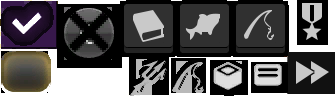
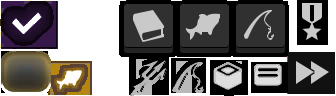
Revision of a layered w=336, h=96 image; what changed, layer by layer:
painted on "Background" over 48, 4, 122, 96
